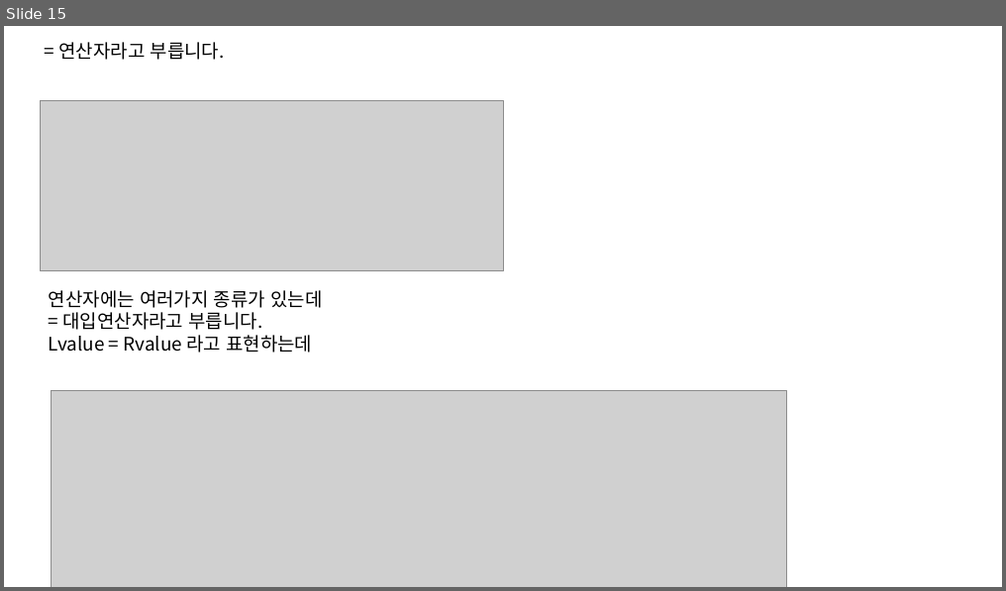
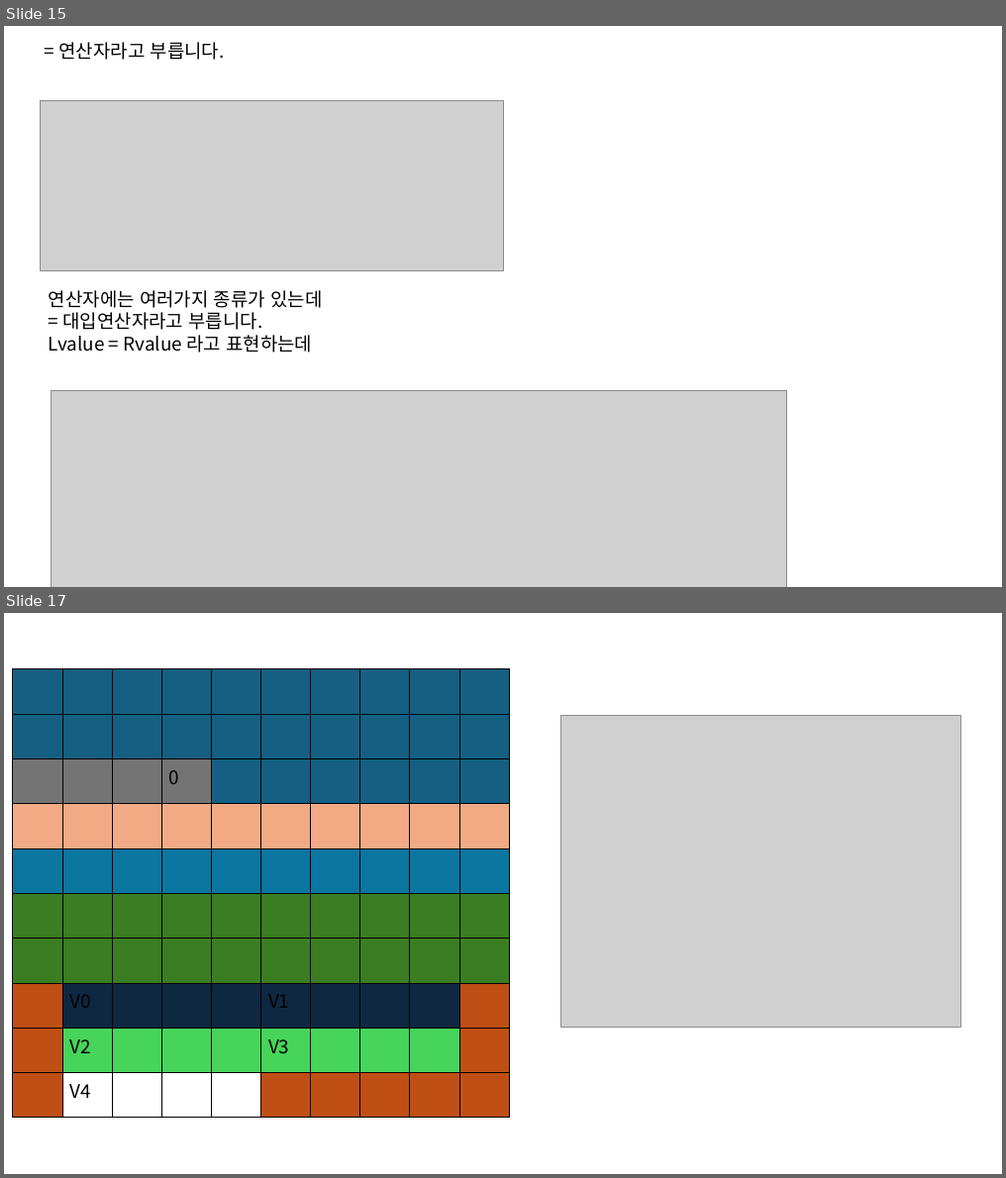
Before and after one commit to JaeSuGang/AssortRockAssignment, a slide deck: DOC/240911_메모리기초.pptx. Shown one above the other, each under a label of ours: slide 15 before the commit, slides 15 and 17 after it; the slides between them are not shown. The pictures are 1006x591 and 1006x1178 pixels, drawn with LibreOffice and Linux fonts; fonts in the diff are those of the drawing; grey boxes stand for pictures. Boxes give left, top, right and bottom in pixels: in the first picture for what was removed or moved away, otherwise in the second. Text is boxed around its words. In the diff, an @@ line names an element or a change of style, - is before the commit and + after.

```diff
--- a/DOC/240911_메모리기초.pptx
+++ b/DOC/240911_메모리기초.pptx
@@ slide 17 added at bbox=[4, 613, 1002, 1174], background #FFFFFF @@
@@ table added at bbox=[13, 669, 507, 1118], 10 rows, 10 columns @@
+ |  |  |  |  |  |  |  |  | 
+ |  |  |  |  |  |  |  |  | 
+ |  |  | 0 |  |  |  |  |  | 
+ |  |  |  |  |  |  |  |  | 
+ |  |  |  |  |  |  |  |  | 
+ |  |  |  |  |  |  |  |  | 
+ |  |  |  |  |  |  |  |  | 
+ | V0 |  |  |  | V1 |  |  |  | 
+ | V2 |  |  |  | V3 |  |  |  | 
+ | V4 |  |  |  |  |  |  |  | 
@@ picture added at bbox=[561, 715, 960, 1027] @@
```
Also in this commit, not shown: 1 other slide added, 1 slide removed, 6 other files.
